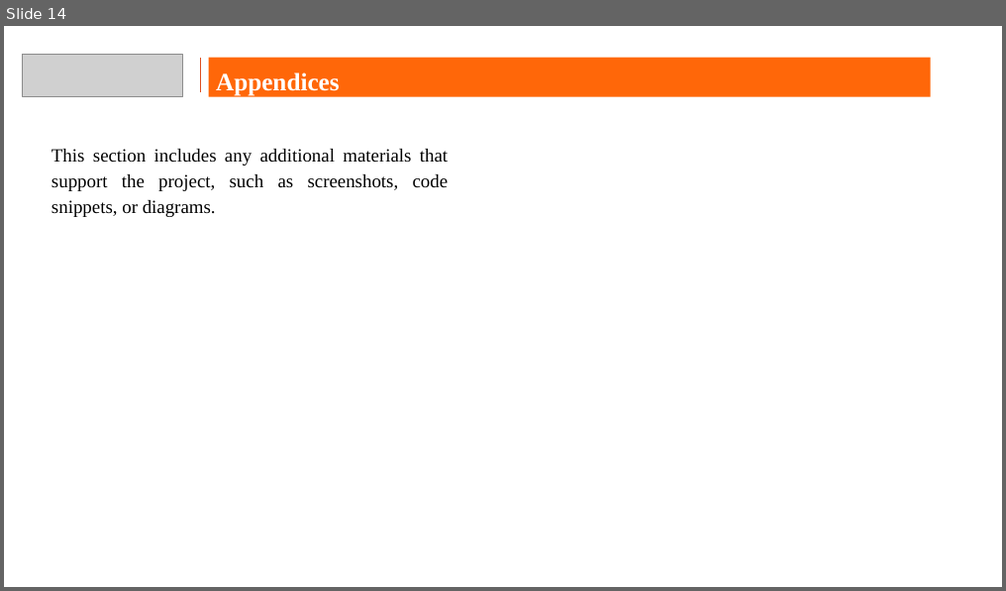
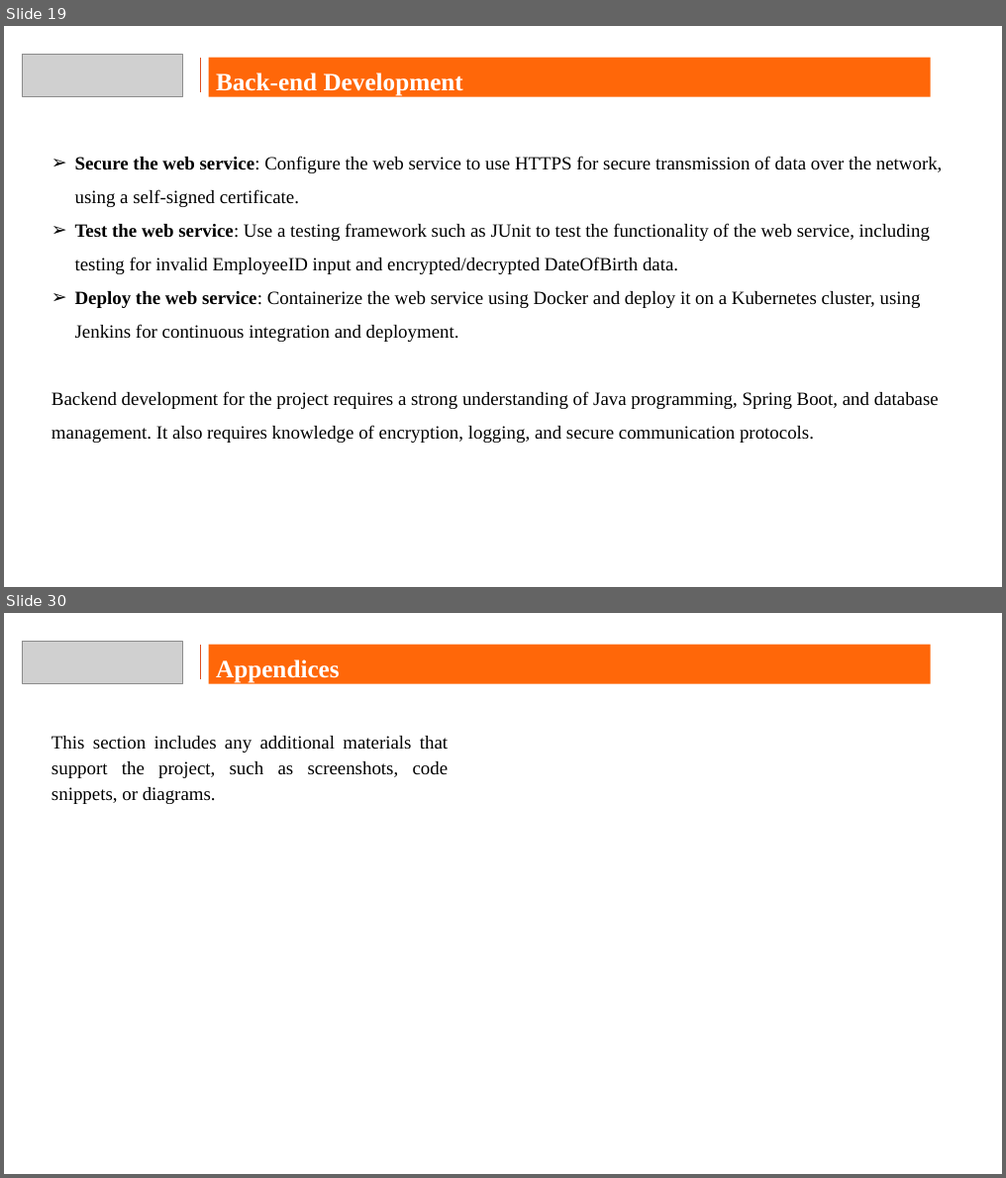
Before and after one commit to bharath210/HDFC_Capstone, a slide deck: Capstone Presentation Format Ver 1.0.pptx. Shown one above the other, each under a label of ours: slide 14 before the commit, slides 19 and 30 after it; the slides between them are not shown. The pictures are 1006x591 and 1006x1178 pixels, drawn with LibreOffice and Linux fonts; fonts in the diff are those of the drawing; grey boxes stand for pictures; background and template pictures are left out. Boxes give left, top, right and bottom in pixels: in the first picture for what was removed or moved away, otherwise in the second. Text is boxed around its words. In the diff, an @@ line names an element or a change of style, - is before the commit and + after.

Commit message:
added screenshots and ppt

```diff
--- a/Capstone Presentation Format Ver 1.0.pptx
+++ b/Capstone Presentation Format Ver 1.0.pptx
@@ slide 19 added at (4,26,1002,587), background picture (left out) @@
@@ picture added at (22,54,183,96) @@
@@ line added from (201, 58) to (201, 92), #DD4F22 1 pt @@
@@ rectangle added at (208,58,930,97), fill #FF6709, 24 pt, text #FFFFFF, bold @@
+Back-end Development
@@ text added at (52,156,943,443), 18 pt, text #000000 @@
+➢ Secure the web service: Configure the web service to use HTTPS for secure transmission of data over the network, using a self-signed certificate.
+➢ Test the web service: Use a testing framework such as JUnit to test the functionality of the web service, including testing for invalid EmployeeID input and encrypted/decrypted DateOfBirth data.
+➢ Deploy the web service: Containerize the web service using Docker and deploy it on a Kubernetes cluster, using Jenkins for continuous integration and deployment.
+Backend development for the project requires a strong understanding of Java programming, Spring Boot, and database management. It also requires knowledge of encryption, logging, and secure communication protocols.
@@ what was slide 14 is now slide 30 @@
```
Also in this commit, not shown: 8 slides changed, 21 other slides added, 5 slides removed, 40 other files.
